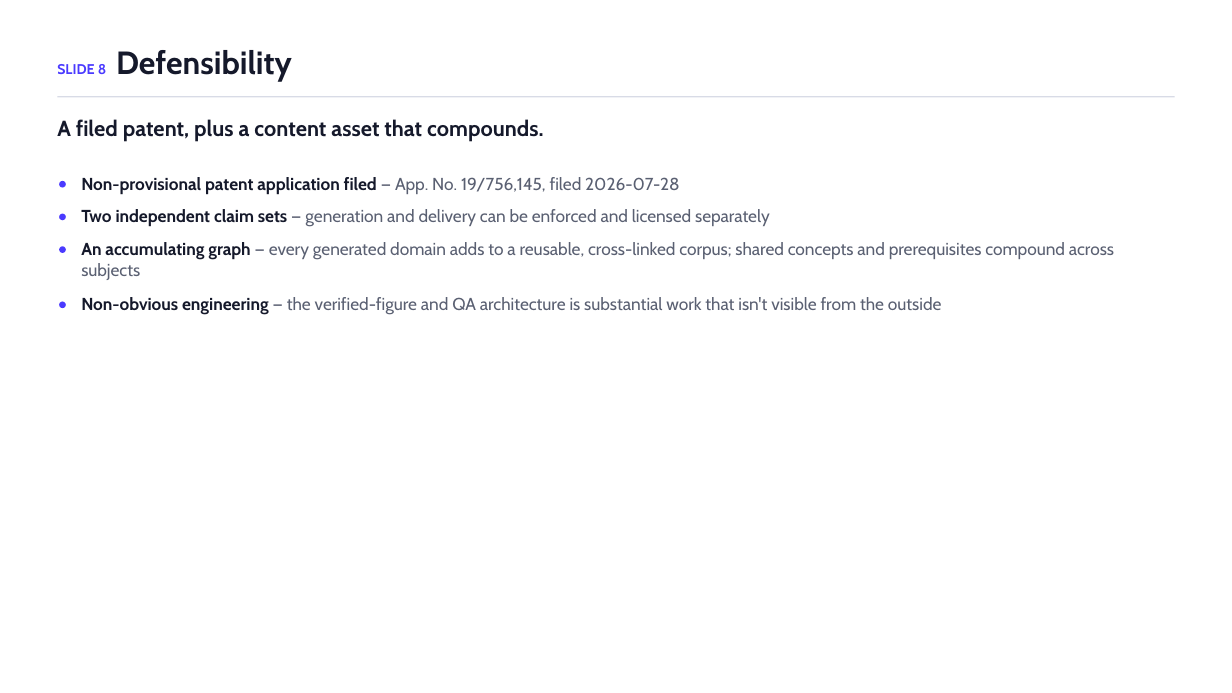
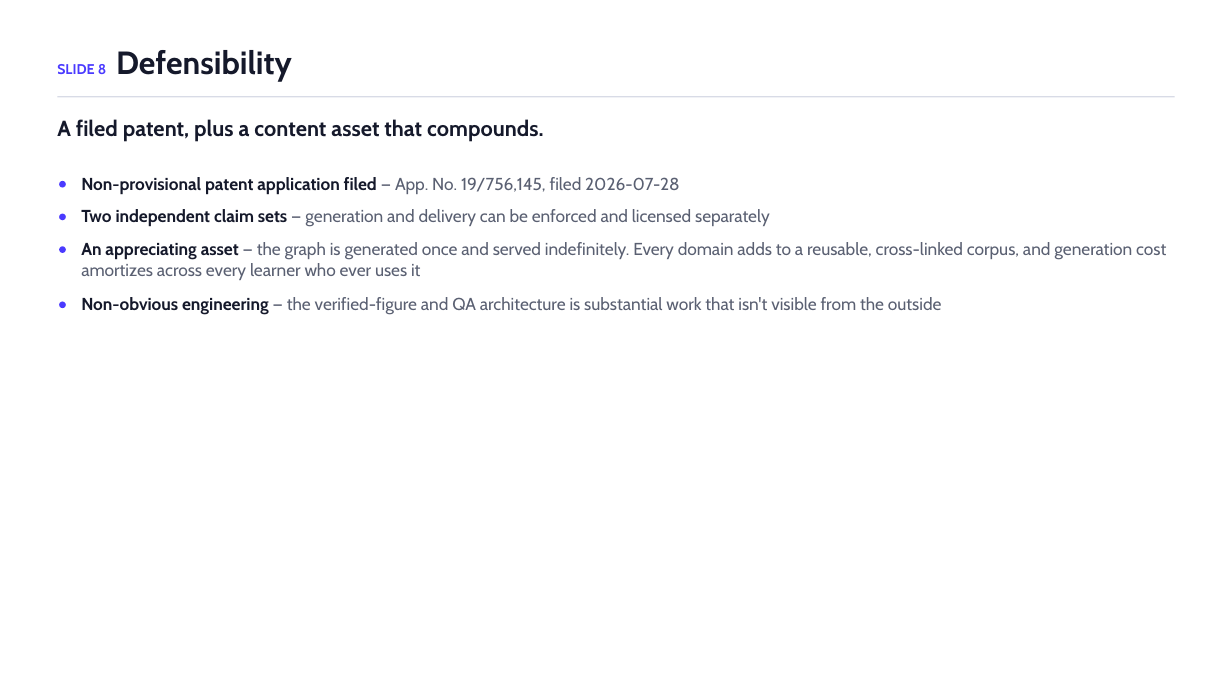
Before and after one commit to ChuckIrvine/qlaudia, a slide deck: slide 10 of pitch_deck/qlaudia_pitch_deck.pptx (slide 9 before the commit). Drawn at 1232x693 pixels with LibreOffice and Linux fonts; fonts in the diff are those of the drawing. Boxes give left, top, right and bottom in pixels: in the first picture for what was removed or moved away, otherwise in the second. Text is boxed around its words. In the diff, an @@ line names an element or a change of style, - is before the commit and + after.

```diff
--- a/pitch_deck/qlaudia_pitch_deck.pptx
+++ b/pitch_deck/qlaudia_pitch_deck.pptx
@@ text at (81,242,1166,280): text changed @@
-An accumulating graph — every generated domain adds to a reusable, cross-linked corpus; shared concepts and prerequisites compound across subjects
+An appreciating asset — the graph is generated once and served indefinitely. Every domain adds to a reusable, cross-linked corpus, and generation cost amortizes across every learner who ever uses it
```
Also in this commit, not shown: 5 other slides changed, 5 slides added, 2 slides removed, 2 other files.
